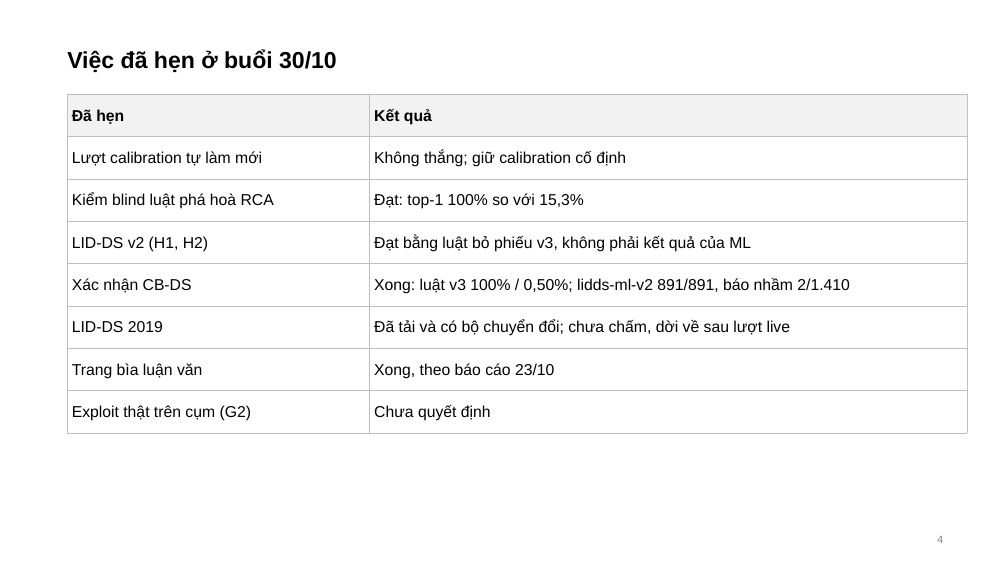
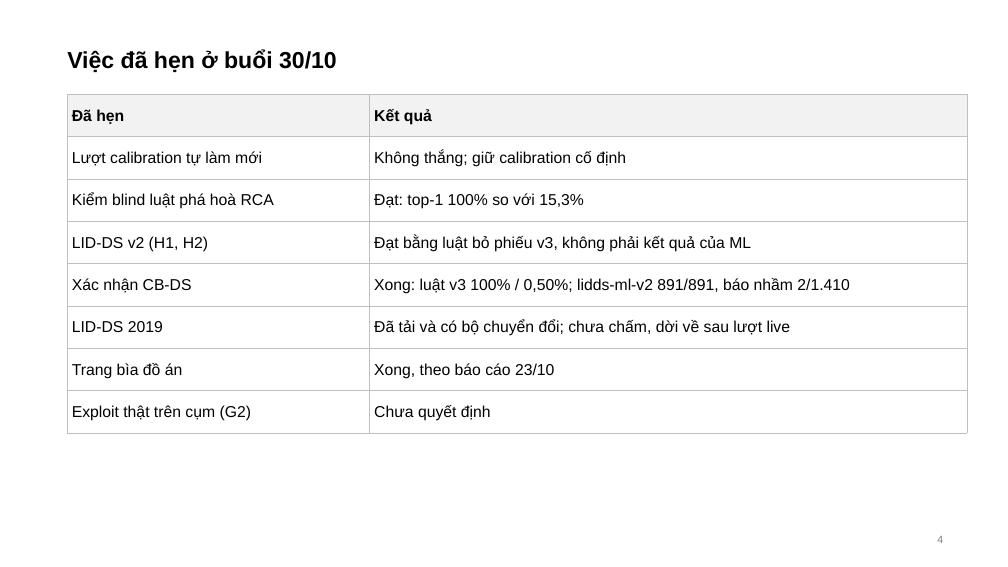
Before and after one commit to tndat-dev/eBPF-project, a slide deck: slide 4 of docs/Slide-runtime_security(06_11).pptx. Drawn at 1008x567 pixels with LibreOffice and Linux fonts; fonts in the diff are those of the drawing. Boxes give left, top, right and bottom in pixels: in the first picture for what was removed or moved away, otherwise in the second. Text is boxed around its words. In the diff, an @@ line names an element or a change of style, - is before the commit and + after.

Commit message:
Meeting 06/11: how the old ML stable differs from lidds-ml-v2, what each step adds from 65 % to 96 % (development, with receipts), and how the token n-gram works (Witten-Bell, sources); slides inserted into the owner's edited deck; no "luận văn" in the report or slides

```diff
--- a/docs/Slide-runtime_security(06_11).pptx
+++ b/docs/Slide-runtime_security(06_11).pptx
@@ table at <box>67,95,967,433</box> @@
-row 7, column 1: Trang bìa luận văn
+row 7, column 1: Trang bìa đồ án
```
Also in this commit, not shown: 1 other slide changed, 3 slides added, 3 other files.
